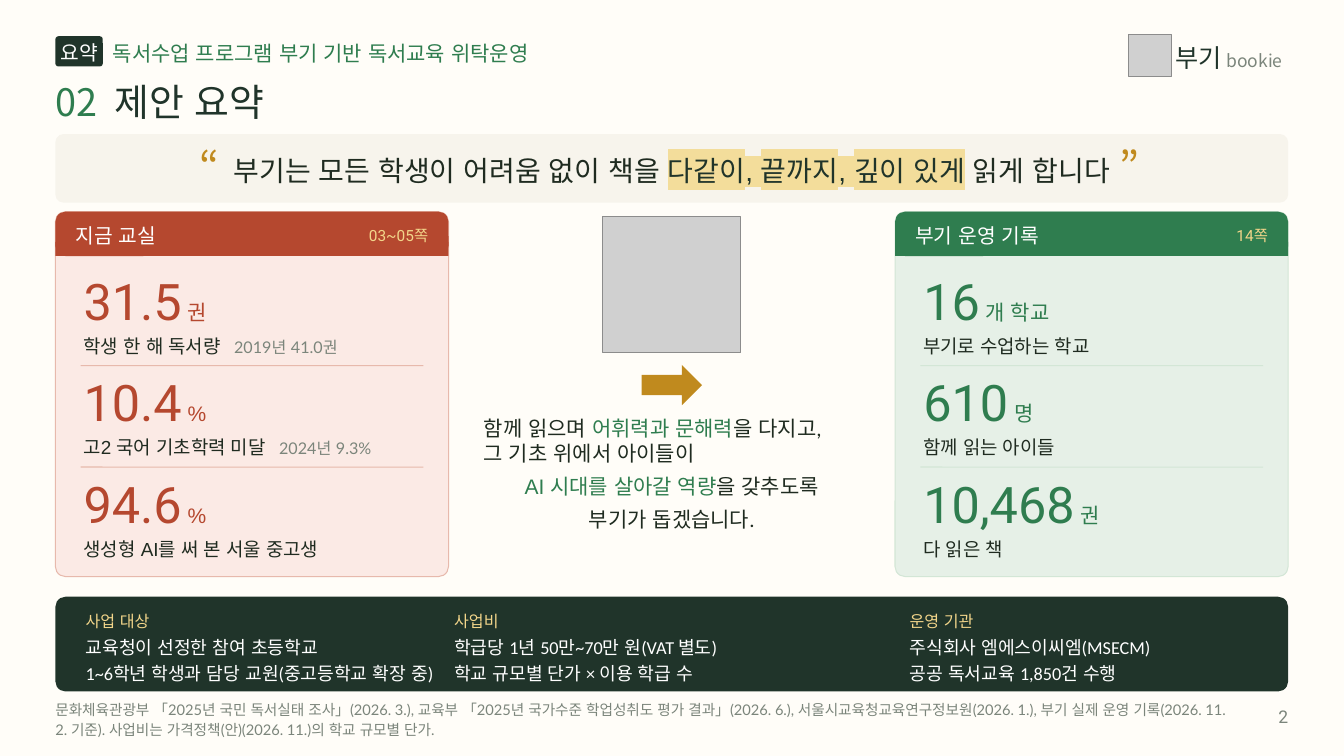
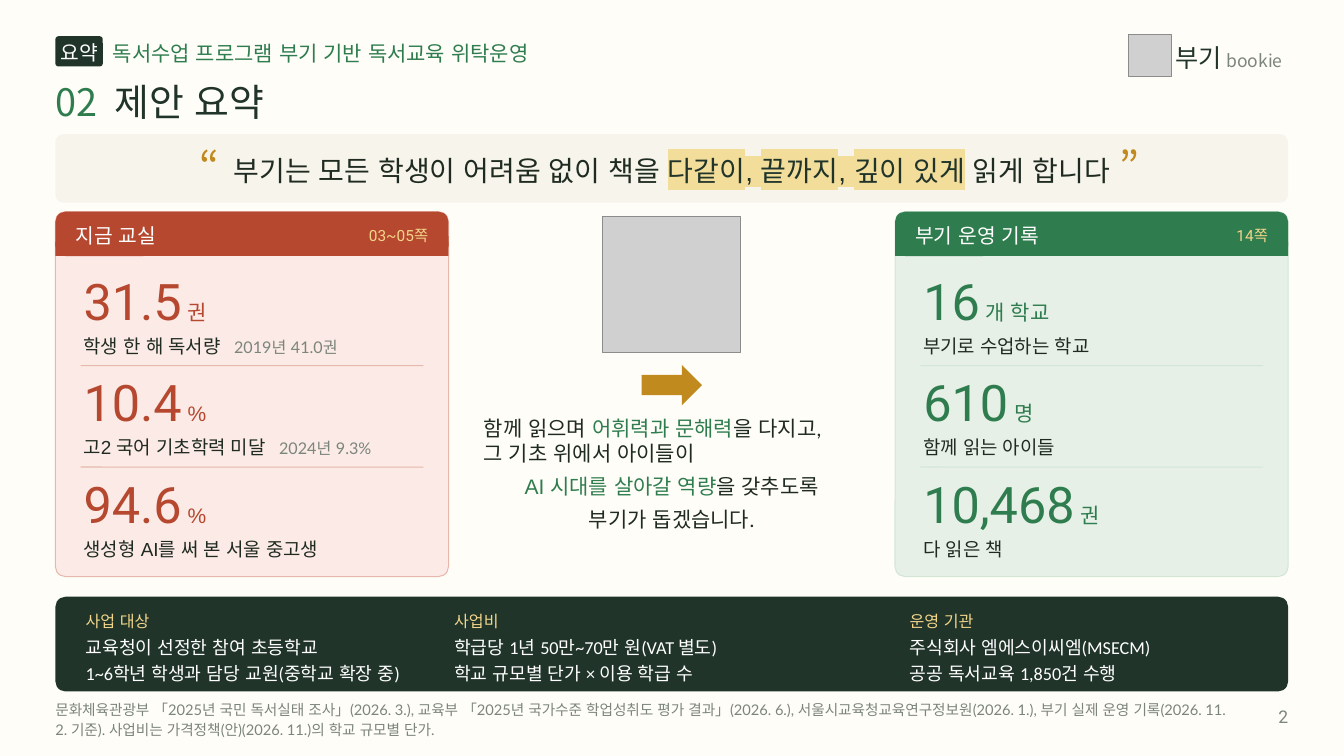
Before and after one commit to legoschool/bookie-test, a slide deck: slide 2 of promo/dl/proposal/bookie-proposal-short-20p.pptx. Drawn at 1344x756 pixels with LibreOffice and Linux fonts; fonts in the diff are those of the drawing; grey boxes stand for pictures. Boxes give left, top, right and bottom in pixels: in the first picture for what was removed or moved away, otherwise in the second. Text is boxed around its words. In the diff, an @@ line names an element or a change of style, - is before the commit and + after.

```diff
--- a/promo/dl/proposal/bookie-proposal-short-20p.pptx
+++ b/promo/dl/proposal/bookie-proposal-short-20p.pptx
@@ text at <box>86,665,400,683</box>: text changed @@
-1~6학년 학생과 담당 교원(중고등학교 확장 중)
+1~6학년 학생과 담당 교원(중학교 확장 중)
```
Also in this commit, not shown: 1 other slide changed, 15 other files.
